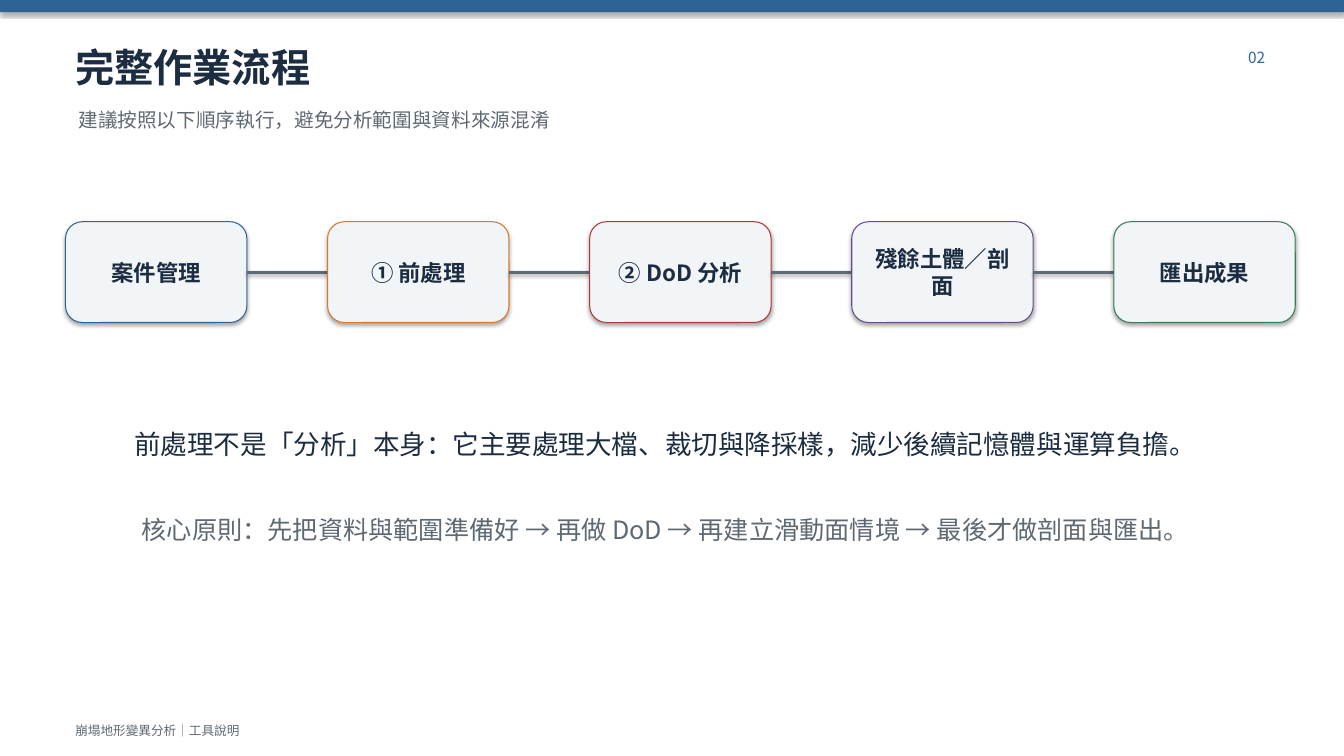
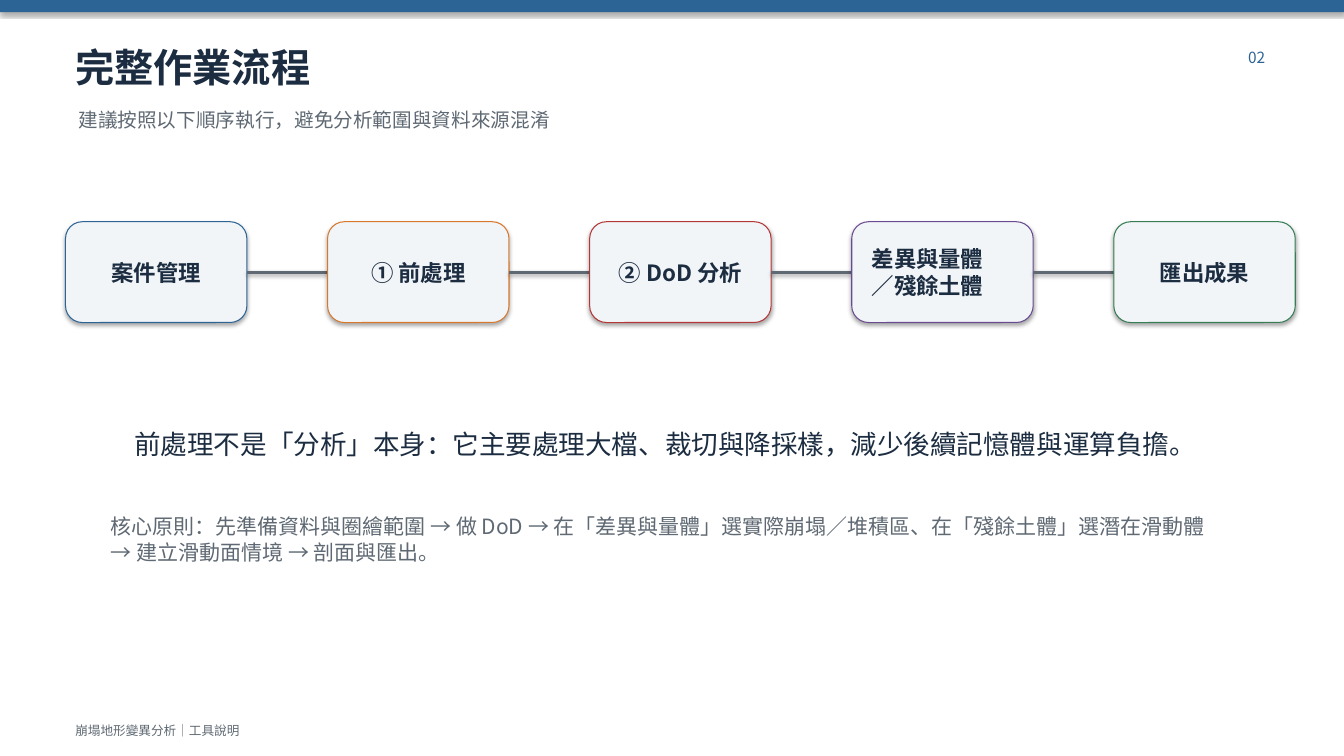
Before and after one commit to ax02tom2/landslide_dod, a slide deck: slide 3 of docs/崩塌地形變異分析_工具說明簡報.pptx. Drawn at 1344x756 pixels with LibreOffice and Linux fonts; fonts in the diff are those of the drawing. Boxes give left, top, right and bottom in pixels: in the first picture for what was removed or moved away, otherwise in the second. Text is boxed around its words. In the diff, an @@ line names an element or a change of style, - is before the commit and + after.

```diff
--- a/docs/崩塌地形變異分析_工具說明簡報.pptx
+++ b/docs/崩塌地形變異分析_工具說明簡報.pptx
@@ text at (872, 245, 984, 296): text changed @@
-殘餘土體／剖面
+差異與量體
+／殘餘土體
@@ text at (111, 516, 1205, 562): text changed; size 18 to 15 pt @@
-核心原則：先把資料與範圍準備好 → 再做 DoD → 再建立滑動面情境 → 最後才做剖面與匯出。
+核心原則：先準備資料與圈繪範圍 → 做 DoD → 在「差異與量體」選實際崩塌／堆積區、在「殘餘土體」選潛在滑動體 → 建立滑動面情境 → 剖面與匯出。
```
Also in this commit, not shown: 6 other slides changed.
